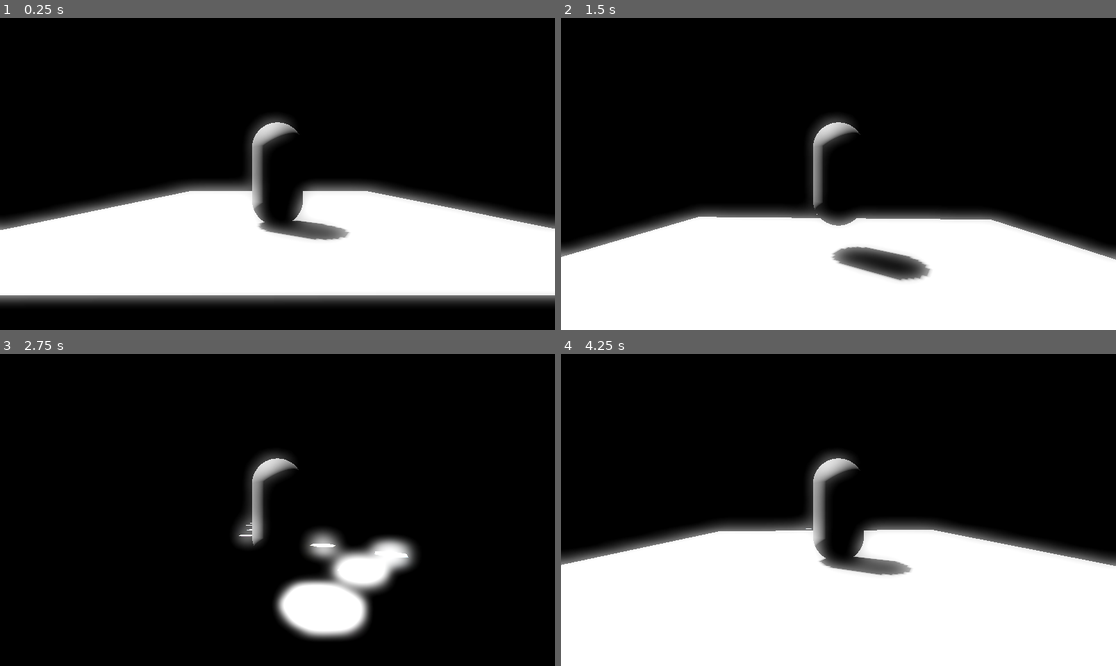
Above: before the commit, frames 1-4 (two rows, left to right).
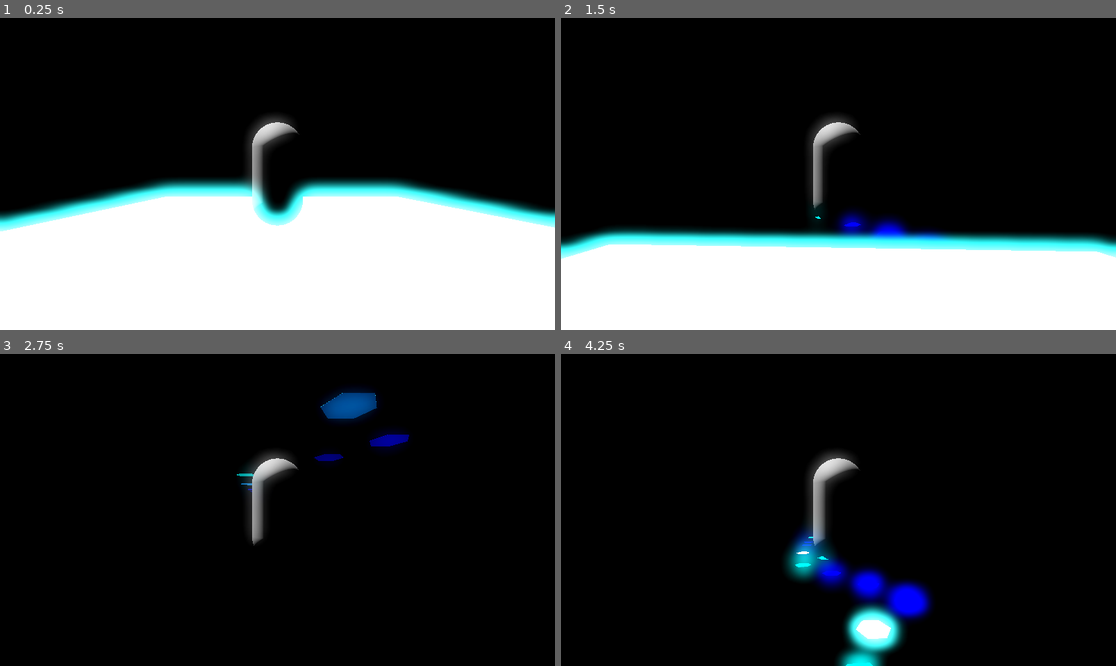
Above: after the commit, the same moments.

Repository: MartinGebske/GWJ_02_2026
Game: Godot game, scene res://scenes/test.tscn
Two runs of this game, one before a commit and one after it. Both use one fixed random seed, a clock stepped at 60 frames per second and the inputs below. Sound files missing from this copy of the repository are replaced by a short silence.
Inputs (mouse positions are in pixels of both pictures, inside the frame that each line leads up to):
- Up to frame 1 (0.25 s): no input
- Up to frame 2 (1.5 s): tap Enter (ui_accept) at 0.5, 0.77 s; move the mouse to (866, 174) at 0.52 s; hold Up (ui_up) from 0.53 s (still down); move the mouse to (810, 174) at 1.27 s
- Up to frame 3 (2.75 s): keep holding Up (ui_up); tap Enter (ui_accept) at 1.52 s; move the mouse to (288, 503) at 2.02 s
- Up to frame 4 (4.25 s): keep holding Up (ui_up); move the mouse to (832, 516) at 2.77 s; tap Enter (ui_accept) at 3.02, 3.77 s; move the mouse to (877, 513) at 3.52 s

The runs differ from the first frame. In frame 1, 18% of the frame differs, in the area x 0-100%, y 51-100%; in frame 2, 11%; in frame 3, 7.2%; in frame 4, 42%, in the area x 0-100%, y 52-100%.

Commit message:
Added Goal

Diff:
--- a/scenes/bar.tscn
+++ b/scenes/bar.tscn
@@ -10,13 +10,13 @@
 render_priority = 0
 shader = ExtResource("1_5dekh")
 shader_parameter/color = Color(1, 1, 1, 1)
-shader_parameter/emission_strength = 4.202000199595
+shader_parameter/emission_strength = 2.9410001396975
 shader_parameter/fresnel_power = 0.10000000149012
-shader_parameter/gradient_strength = 0.594000028215
+shader_parameter/gradient_strength = 0.9470000449825
 shader_parameter/edge_intensity = 0.370000017575
-shader_parameter/top_edge_whiteness = 0.1770000084075
+shader_parameter/top_edge_whiteness = 0.0170000008075
 shader_parameter/side_opacity = 0.010000000475
-shader_parameter/top_opacity = 0.32800001558
+shader_parameter/top_opacity = 0.0
 shader_parameter/beat_strength = 0.0
 shader_parameter/alpha_fade = 1.0
 
--- /dev/null
+++ b/scenes/platform.tscn
@@ -0,0 +1,32 @@
+[gd_scene load_steps=5 format=3 uid="uid://4t8bplry4qev"]
+
+[ext_resource type="Shader" uid="uid://dvorwmx7p2j2o" path="res://shaders/hologram.gdshader" id="1_ba0x2"]
+
+[sub_resource type="BoxShape3D" id="BoxShape3D_iyx0m"]
+size = Vector3(10, 2, 10)
+
+[sub_resource type="ShaderMaterial" id="ShaderMaterial_nlgqw"]
+render_priority = 0
+shader = ExtResource("1_ba0x2")
+shader_parameter/color = Color(0.049194515, 0.5126597, 0.7358819, 1)
+shader_parameter/emission_strength = 4.5
+shader_parameter/fresnel_power = 4.0
+shader_parameter/gradient_strength = 1.3
+shader_parameter/edge_intensity = 6.0
+shader_parameter/top_edge_whiteness = 0.9
+shader_parameter/side_opacity = 0.8
+shader_parameter/top_opacity = 1.0
+shader_parameter/beat_strength = 0.0
+shader_parameter/alpha_fade = 1.0
+
+[sub_resource type="BoxMesh" id="BoxMesh_74lek"]
+material = SubResource("ShaderMaterial_nlgqw")
+size = Vector3(10, 2, 10)
+
+[node name="Platform" type="StaticBody3D"]
+
+[node name="CollisionShape3D" type="CollisionShape3D" parent="."]
+shape = SubResource("BoxShape3D_iyx0m")
+
+[node name="MeshInstance3D" type="MeshInstance3D" parent="."]
+mesh = SubResource("BoxMesh_74lek")
--- a/scenes/test.tscn
+++ b/scenes/test.tscn
@@ -1,7 +1,8 @@
-[gd_scene load_steps=16 format=3 uid="uid://y2avlqtgpfmq"]
+[gd_scene load_steps=15 format=3 uid="uid://y2avlqtgpfmq"]
 
 [ext_resource type="AudioStream" uid="uid://cbtvrk3xgdvw0" path="res://music/22-Electronic-Bliss-FULL-SM454.mp3" id="1_lpvoh"]
 [ext_resource type="PackedScene" uid="uid://13mopqa4f0hq" path="res://scenes/spectrum.tscn" id="2_bl13t"]
+[ext_resource type="PackedScene" uid="uid://4t8bplry4qev" path="res://scenes/platform.tscn" id="3_ajshl"]
 [ext_resource type="PackedScene" uid="uid://c6uu5dw7ulf0p" path="res://scenes/player.tscn" id="3_iyx0m"]
 [ext_resource type="PackedScene" uid="uid://jtas3rrtanmw" path="res://scenes/deadzone.tscn" id="4_lpvoh"]
 [ext_resource type="Script" uid="uid://v2emx3ulh1g7" path="res://scripts/color_palette.gd" id="6_lpvoh"]
@@ -36,12 +37,6 @@
 volumetric_fog_density = 0.193
 volumetric_fog_albedo = Color(0.00184107, 0.0018410678, 0.0018410678, 1)
 
-[sub_resource type="BoxShape3D" id="BoxShape3D_iyx0m"]
-size = Vector3(10, 2, 10)
-
-[sub_resource type="BoxMesh" id="BoxMesh_74lek"]
-size = Vector3(10, 2, 10)
-
 [node name="Main" type="Node3D"]
 
 [node name="DirectionalLight3D" type="DirectionalLight3D" parent="."]
@@ -52,30 +47,26 @@
 environment = SubResource("Environment_74lek")
 
 [node name="Spectrum" parent="." instance=ExtResource("2_bl13t")]
-smoothness = 2.0
-bar_count = 16
+bar_count = 32
+fade_lerp_speed = 8.0
+goal_scene = ExtResource("3_ajshl")
 
 [node name="Player" parent="." instance=ExtResource("3_iyx0m")]
-transform = Transform3D(-4.371139e-08, 0, -1, 0, 1, 0, 1, 0, -4.371139e-08, -10.371973, 7.5262623, -2)
+transform = Transform3D(-4.371139e-08, 0, -1, 0, 1, 0, 1, 0, -4.371139e-08, -7.6056614, 7.5262623, -2.115263)
 
-[node name="StaticBody3D" type="StaticBody3D" parent="."]
+[node name="Platform" parent="." instance=ExtResource("3_ajshl")]
 transform = Transform3D(1, 0, 0, 0, 1, 0, 0, 0, 1, -7.6799946, 5.438757, -1.9355608)
-
-[node name="CollisionShape3D" type="CollisionShape3D" parent="StaticBody3D"]
-shape = SubResource("BoxShape3D_iyx0m")
-
-[node name="MeshInstance3D" type="MeshInstance3D" parent="StaticBody3D"]
-mesh = SubResource("BoxMesh_74lek")
 
 [node name="Deadzone" parent="." instance=ExtResource("4_lpvoh")]
 transform = Transform3D(1, 0, 0, 0, 1, 0, 0, 0, 1, -6.78684, 7.572571, 0)
 
 [node name="ColorPalette" type="Node" parent="."]
 script = ExtResource("6_lpvoh")
-palette_type = 2
+palette_type = 4
 
 [node name="Music" type="Node" parent="."]
 script = ExtResource("8_jcd4p")
+selected_tack = 3
 tracks = Array[AudioStream]([ExtResource("1_lpvoh"), ExtResource("8_ajshl"), ExtResource("9_ghpyy"), ExtResource("10_44saj")])
 
 [node name="RhythmNotifier" type="Node" parent="Music" node_paths=PackedStringArray("audio_stream_player")]
--- /dev/null
+++ b/scenes/user_interface.tscn
@@ -0,0 +1,21 @@
+[gd_scene format=3 uid="uid://c01sluo3nb6xn"]
+
+[node name="UserInterface" type="Control"]
+layout_mode = 3
+anchors_preset = 15
+anchor_right = 1.0
+anchor_bottom = 1.0
+grow_horizontal = 2
+grow_vertical = 2
+
+[node name="MarginContainer" type="MarginContainer" parent="."]
+layout_mode = 1
+anchors_preset = 15
+anchor_right = 1.0
+anchor_bottom = 1.0
+grow_horizontal = 2
+grow_vertical = 2
+theme_override_constants/margin_left = 35
+theme_override_constants/margin_top = 35
+theme_override_constants/margin_right = 35
+theme_override_constants/margin_bottom = 35
--- a/scripts/audio_spectrum.gd
+++ b/scripts/audio_spectrum.gd
@@ -4,14 +4,21 @@
 const FREQ_MAX: float = 11050.0
 const MIN_DB: int = 60
 
+@export var player_offset = 0.5
+@export_category("Levelcreation")
+@export var bar_count: int = 32
+@export var smoothness: float = 0.5
+@export_category("Rhythm")
 @export var beat_pulse_duration: float = 0.15
+@export var beats_to_disappear: int = 4 # 4 Beats: 100 -> 75 -> 50 -> 25 -> 0
+@export var fade_lerp_speed: float = 12.0 # Wie schnell der Slide passiert
+@export_category("Player Movement")
 @export var max_z_offset: float = 4.0
 @export var max_jump_distance: float = 6.0
-@export var smoothness: float = 0.5
-@export var bar_count: int = 32
-@export var beats_to_disappear: int = 4 # 4 Beats: 100 -> 75 -> 50 -> 25 -> 0
-@export var fade_lerp_speed: float = 12.0 # Wie schnell der Slide passiert
-@export var player_offset = 0.5
+@export_category("Goalposition")
+@export var goal_scene: PackedScene
+@export var goal_distance: float = 6.0 # Abstand nach letzter Bar
+@export var goal_height_offset: float = 0.0
 
 var spectrum = AudioEffectSpectrumAnalyzerInstance
 var heights: Array[Height] = []
@@ -61,6 +68,7 @@
 
 func create_bars(count: int) -> void:
 	var previous_z: float = 0.0
+	var last_bar: Node3D = null
 
 	for i in range(count):
 		heights.append(Height.new())
@@ -81,6 +89,7 @@
 		previous_z = new_z
 
 		add_child(bar)
+		last_bar = bar
 
 		var mesh: MeshInstance3D = bar.get_node("MeshInstance3D")
 		var collision: CollisionShape3D = bar.get_node("CollisionShape3D")
@@ -96,6 +105,8 @@
 			"material": shader_material
 		})
 
+	_spawn_goal_platform(last_bar)
+
 
 func display_something() -> void:
 	for i in range(bars.size()):
@@ -171,7 +182,7 @@
 
 func _update_spectrum_data() -> void:
 	var l_prev_hz: float = 0.0
-	for i: int in bar_count:
+	for i in range(bar_count):
 		var l_hz: float = (i+1) * FREQ_MAX / bar_count
 		var l_magnitude: float = spectrum.get_magnitude_for_frequency_range(l_prev_hz, l_hz).length()
 		var l_energy: float = clampf((MIN_DB + linear_to_db(l_magnitude)) / MIN_DB, 0, 1)
@@ -189,6 +200,36 @@
 	new_z = clamp(new_z, _previous_z - _max_jump_distance, _previous_z + _max_jump_distance)
 	return new_z
 
+func _spawn_goal_platform(last_bar: Node3D) -> void:
+	if goal_scene == null or last_bar == null:
+		return
+
+	var goal: Node3D = goal_scene.instantiate()
+
+	var last_pos: Vector3 = last_bar.global_position
+
+	# Faire, erreichbare Position
+	goal.position = Vector3(
+		last_pos.x + goal_distance,
+		last_pos.y + goal_height_offset,
+		last_pos.z + randf_range(-1.5, 1.5)
+	)
+
+	# WICHTIG: Eigenes ShaderMaterial erzeugen (wie bei Bars!)
+	var mesh: MeshInstance3D = goal.get_node("MeshInstance3D")
+
+	var shader_material := ShaderMaterial.new()
+	shader_material.shader = preload("res://shaders/hologram.gdshader")
+	mesh.material_override = shader_material
+
+	# Jetzt funktioniert Farbe + Glow + Beat garantiert
+	shader_material.set_shader_parameter("color", Color(1.0, 0.3, 0.9))
+	shader_material.set_shader_parameter("beat_strength", 2.0)
+	shader_material.set_shader_parameter("alpha_fade", 1.0)
+
+	add_child(goal)
+
+
 
 class Height:
 	var high: float
